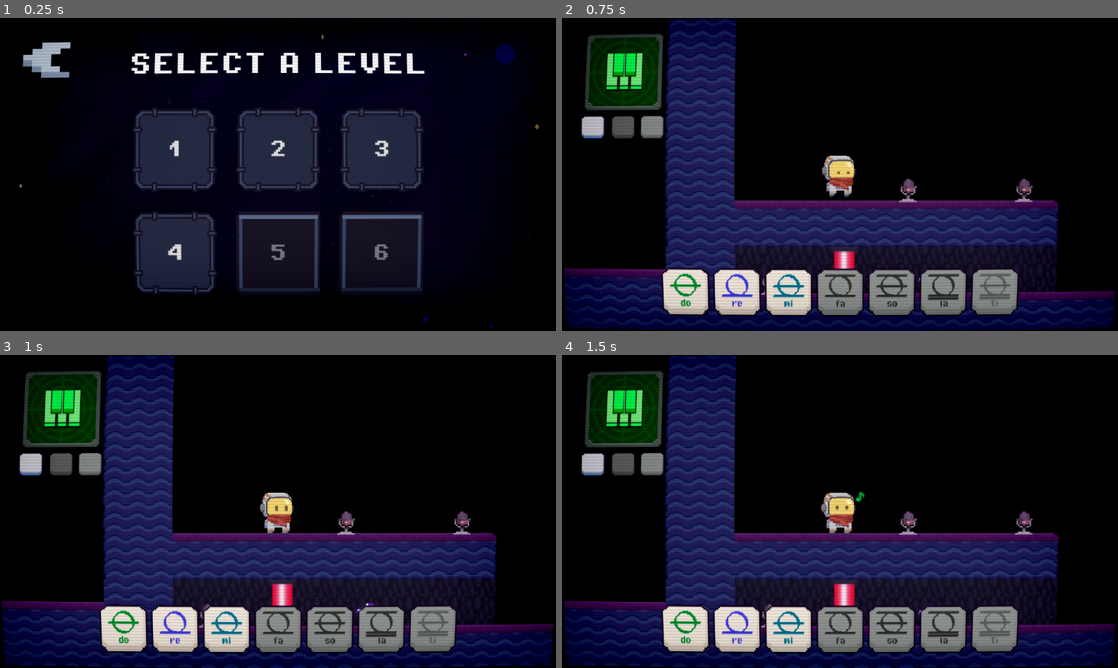
Above: before the commit, frames 1-4 (two rows, left to right).
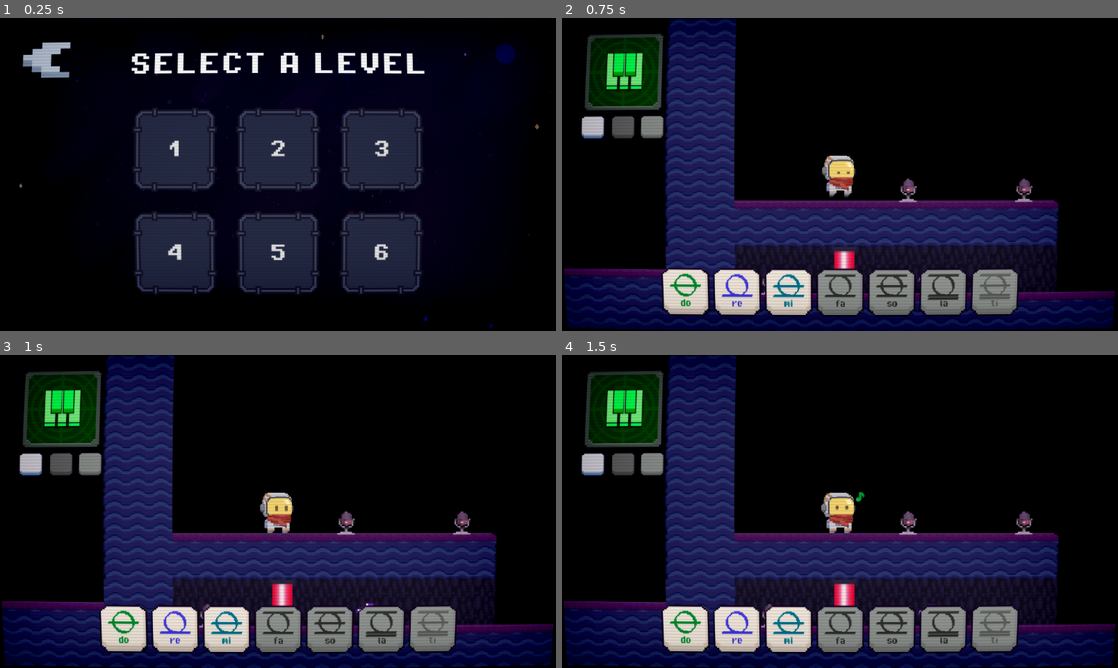
Above: after the commit, the same moments.

Repository: Washington99/musicplatformer
Game: Godot game, scene res://Scenes/level_select.tscn
The game is run twice, just before and just after one commit, with the same random seed, the same clock (stepped at 60 frames per second) and the same inputs. This scene is started directly instead of the project's main scene. Sound files missing from this copy of the repository are replaced by a short silence.
Inputs:
- Up to frame 1 (0.25 s): no input
- Up to frame 2 (0.75 s): click "1" at 0.5 s
- Up to frame 3 (1 s): no input
- Up to frame 4 (1.5 s): click "Do" at 1.25 s

The runs differ from the first frame. In frame 1, 6.2% of the frame differs, in the area x 42-76%, y 62-89%; in frame 2, nothing differs; in frame 3, nothing differs; in frame 4, nothing differs.

Commit message:
Mover tp mechanic adjusted
Mover now tweens the player to the destination position instead of directly blinking them to it.

Diff:
--- a/Scripts/level_select.gd
+++ b/Scripts/level_select.gd
@@ -18,7 +18,9 @@
 
 
 func goto_level(level_number):
-	Global.goto_scene("res://Scenes/level_" + str(level_number) + ".tscn")
+	var scene: String = "res://Scenes/level_" + str(level_number) + ".tscn"
+	if ResourceLoader.exists(scene):
+		Global.goto_scene(scene)
 
 func _on_back_pressed() -> void:
 	Global.goto_scene("res://Scenes/main_menu.tscn")
--- a/Scripts/mover.gd
+++ b/Scripts/mover.gd
@@ -64,7 +64,9 @@
 		var player: Player = area.get_parent().get_parent()
 
 		# Teleport
-		player.position = dest_for_decreasing.global_position
+		# player.position = dest_for_decreasing.global_position
+		var tween: Tween = create_tween()
+		tween.tween_property(player, "position", dest_for_decreasing.global_position, 1)
 
 		current_state = states[0]
 		reset()
@@ -74,7 +76,9 @@
 		var player: Player = area.get_parent().get_parent()
 
 		# Teleport
-		player.position = dest_for_increasing.global_position
+		# player.position = dest_for_increasing.global_position
+		var tween: Tween = create_tween()
+		tween.tween_property(player, "position", dest_for_increasing.global_position, 1)
 
 		current_state = states[0]
 		reset()
--- a/savefile.json
+++ b/savefile.json
@@ -1 +1 @@
-{"level_completed":false,"levels":[],"next_level":"res://Scenes/level_1.tscn","player_accuracy":100,"player_level":0,"previous_level":"res://Scenes/level_tutorial.tscn","unlocked_levels":4}
+{"level_completed":false,"levels":[],"next_level":"res://Scenes/level_1.tscn","player_accuracy":100,"player_level":0,"previous_level":"res://Scenes/level_tutorial.tscn","unlocked_levels":6}
